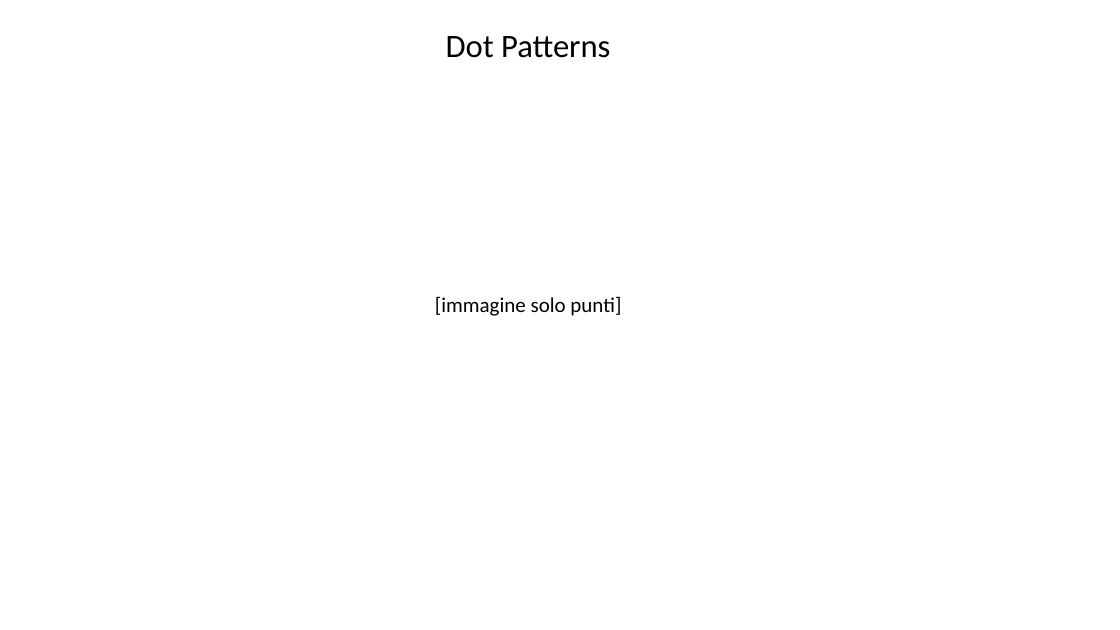
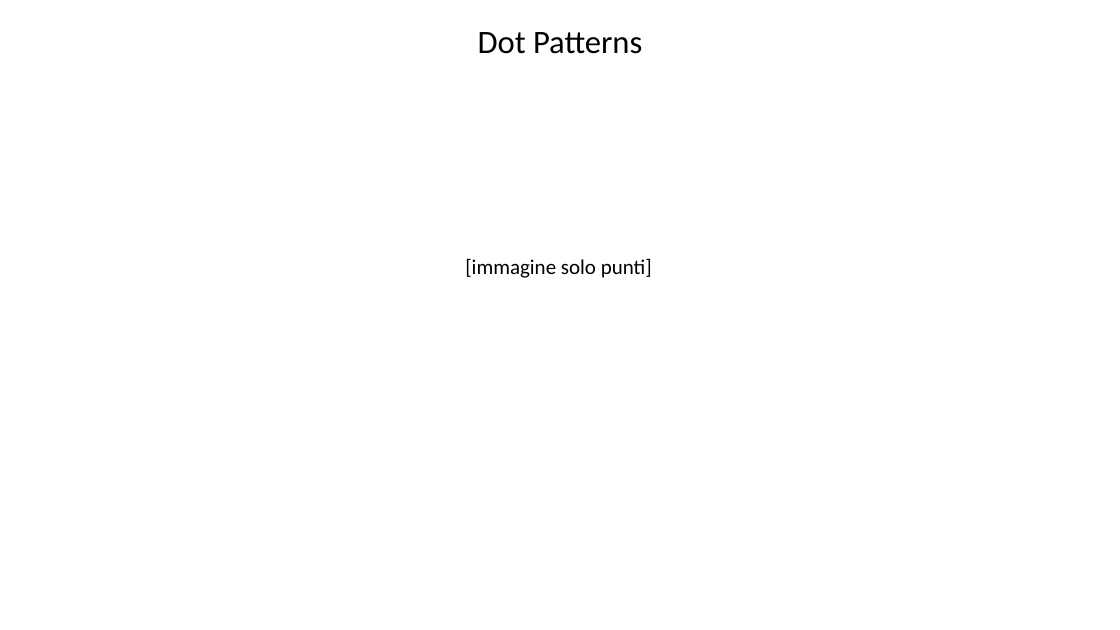
Before and after one commit to Teolul/Dot_Patterns_Perceptual_Grouping_RDG_vs_K-means, a slide deck: slide 2 of presentation.pptx. Drawn at 1120x630 pixels with LibreOffice and Linux fonts; fonts in the diff are those of the drawing; background and template pictures are left out. Boxes give left, top, right and bottom in pixels: in the first picture for what was removed or moved away, otherwise in the second. Text is boxed around its words. In the diff, an @@ line names an element or a change of style, - is before the commit and + after.

```diff
--- a/presentation.pptx
+++ b/presentation.pptx
@@ text "Dot Patterns": place and size @@
-text "Dot Patterns" at bbox=[446, 36, 610, 58]
+text "Dot Patterns" at bbox=[478, 32, 642, 54]
@@ text "Dot Patterns" at bbox=[478, 32, 642, 54]: alignment left to centre @@
@@ text "[immagine solo punti]": place and size @@
-text "[immagine solo punti]" at bbox=[435, 296, 621, 316]
+text "[immagine solo punti]" at bbox=[465, 258, 652, 278]
```
Also in this commit, not shown: 7 other slides changed, 5 slides added, 1 slide removed, 5 other files.
